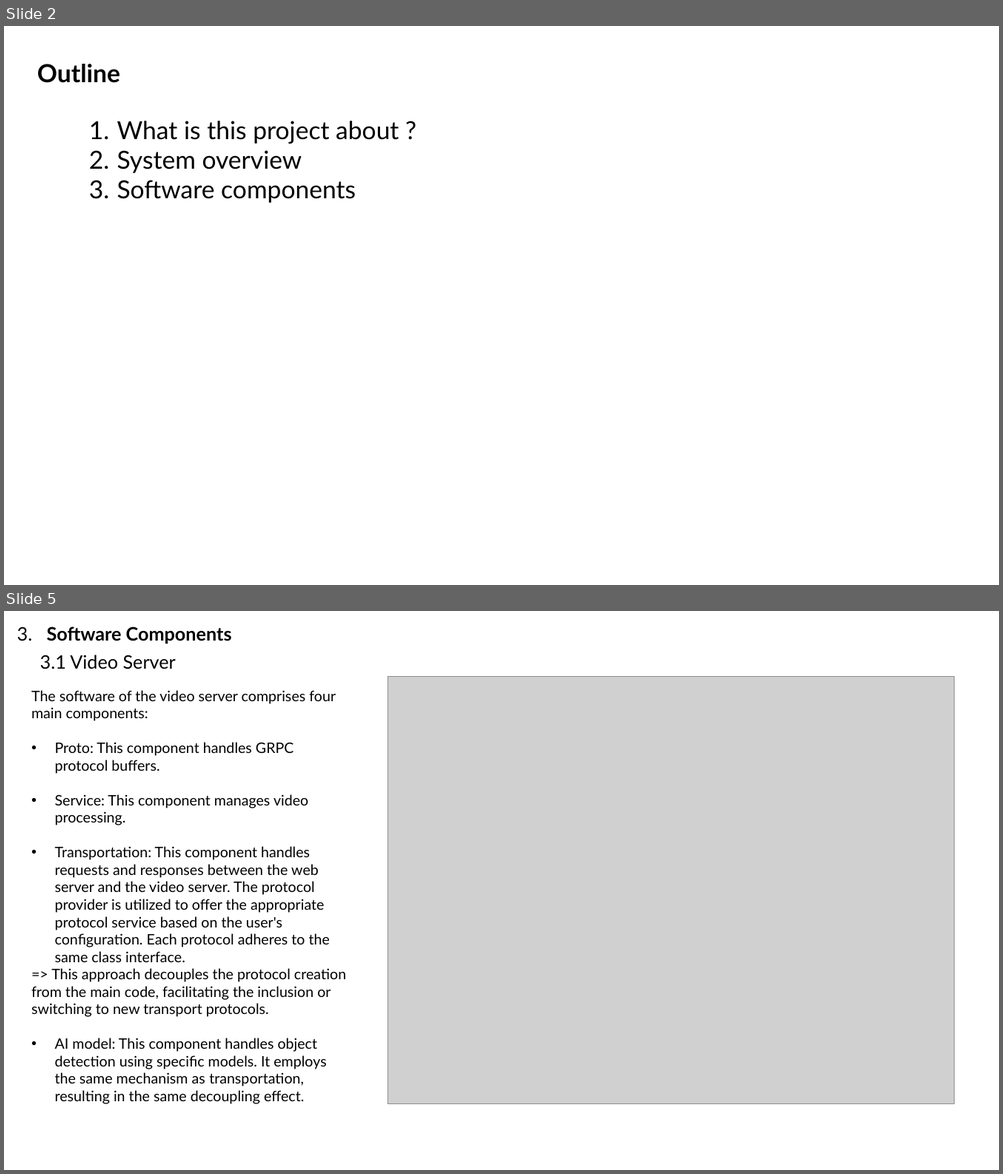
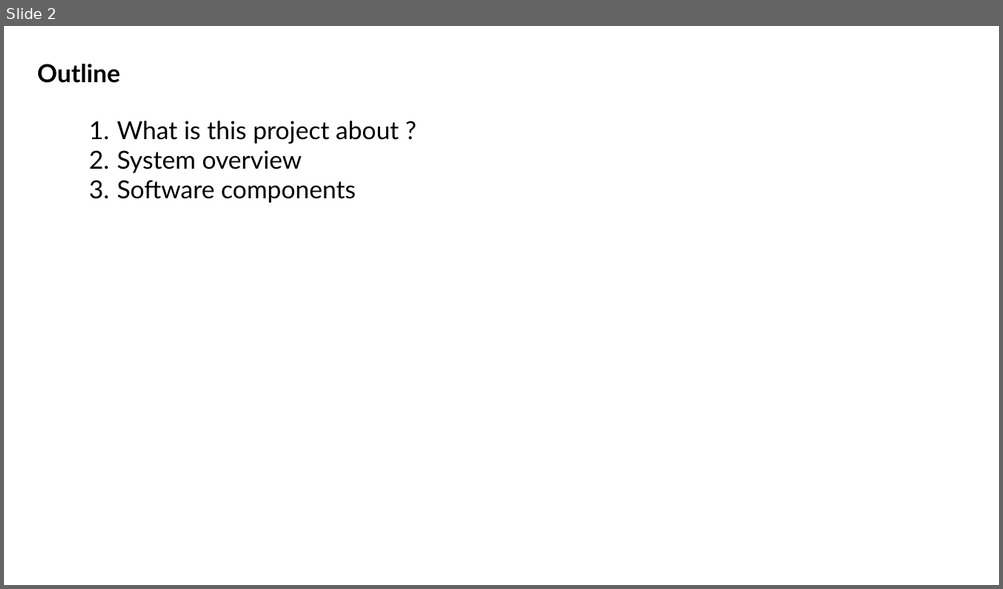
Before and after one commit to truongvanhuy2000/Video-Streaming, a slide deck: Docs/Overview.pptx. Shown one above the other, each under a label of ours: slides 2 and 5 before the commit, slide 2 after it; the slides between them are not shown. The pictures are 1003x1174 and 1003x589 pixels, drawn with LibreOffice and Linux fonts; fonts in the diff are those of the drawing; grey boxes stand for pictures. Boxes give left, top, right and bottom in pixels: in the first picture for what was removed or moved away, otherwise in the second. Text is boxed around its words. In the diff, an @@ line names an element or a change of style, - is before the commit and + after.

```diff
--- a/Docs/Overview.pptx
+++ b/Docs/Overview.pptx
@@ slide 5 removed at [4,611,999,1170], background #FFFFFF @@
@@ text removed at [17,627,232,644] @@
-3. Software Components
@@ text removed at [40,655,176,669] @@
-3.1 Video Server
@@ picture removed at [388,677,955,1104] @@
@@ text removed at [31,690,346,1105] @@
-The software of the video server comprises four main components:
-• Proto: This component handles GRPC protocol buffers.
-• Service: This component manages video processing.
-• Transportation: This component handles requests and responses between the web server and the video server. The protocol provider is utilized to offer the appropriate protocol service based on the user's configuration. Each protocol adheres to the same class interface.
-=> This approach decouples the protocol creation from the main code, facilitating the inclusion or switching to new transport protocols.
-• AI model: This component handles object detection using specific models. It employs the same mechanism as transportation, resulting in the same decoupling effect.
```
Also in this commit, not shown: 2 slides changed, 7 slides added, 4 other slides removed, 1 other file.
